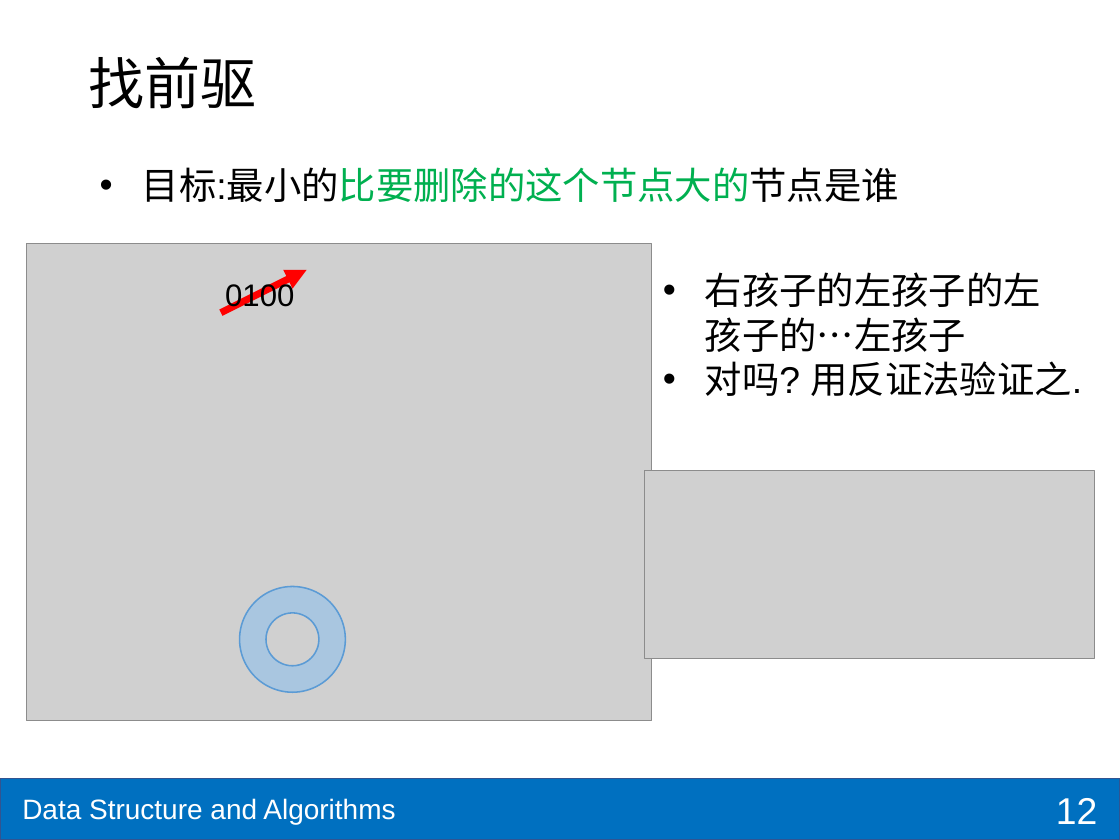
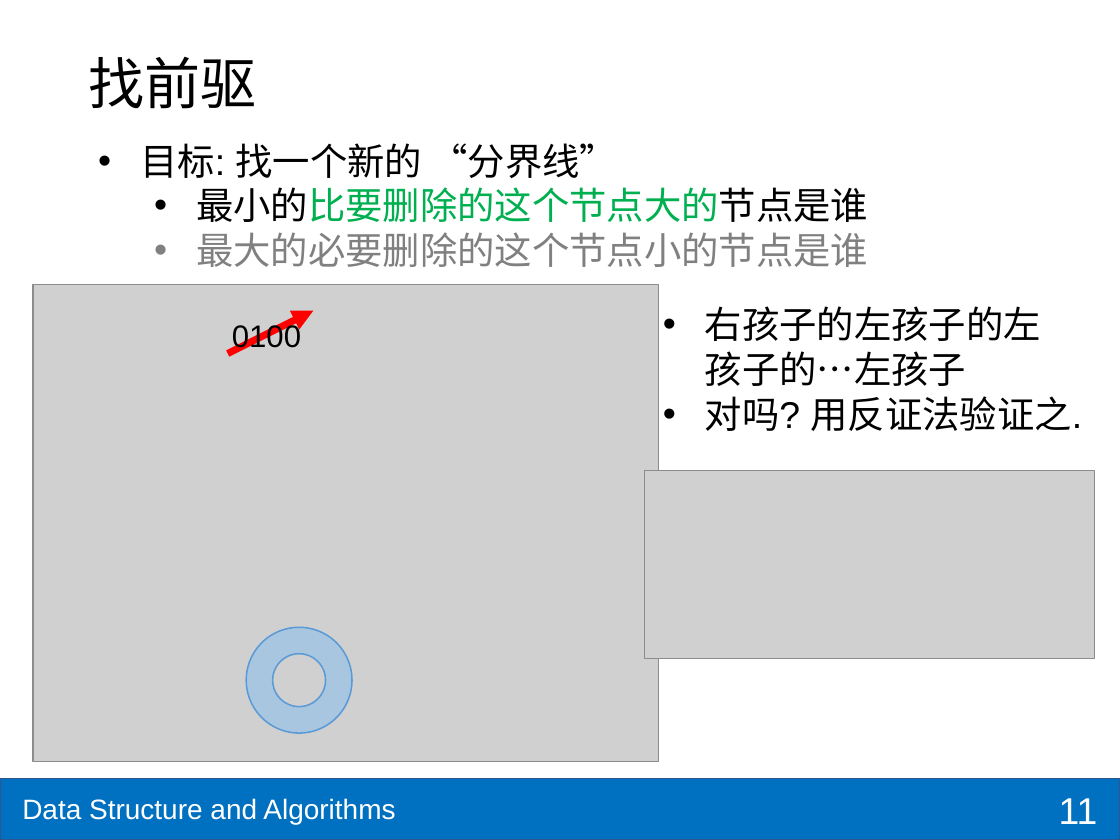
Before and after one commit to shzaiz/dx-public, a slide deck: slide 11 of notes/notes/ds-algo/ch6-bst.pptx (slide 12 before the commit). Drawn at 1120x840 pixels with LibreOffice and Linux fonts; fonts in the diff are those of the drawing; grey boxes stand for pictures. Boxes give left, top, right and bottom in pixels: in the first picture for what was removed or moved away, otherwise in the second. Text is boxed around its words. In the diff, an @@ line names an element or a change of style, - is before the commit and + after.

```diff
--- a/notes/notes/ds-algo/ch6-bst.pptx
+++ b/notes/notes/ds-algo/ch6-bst.pptx
@@ text at <box>140,143,868,267</box>: text changed; text colour #00B050 to #000000 @@
-• 目标:最小的比要删除的这个节点大的节点是谁
+• 目标: 找一个新的 “分界线”
+  • 最小的比要删除的这个节点大的节点是谁
+  • 最大的必要删除的这个节点小的节点是谁
@@ text "右孩子的左孩子的左孩子的…左孩子": place and size @@
-text "右孩子的左孩子的左孩子的…左孩子" at <box>705,272,1083,396</box>
+text "右孩子的左孩子的左孩子的…左孩子" at <box>705,306,1083,431</box>
@@ 1 picture, 1 text, 1 donut, 1 arrow: place and size @@
-1 picture, 1 text, 1 donut, 1 arrow at <box>27,243,652,720</box>
+1 picture, 1 text, 1 donut, 1 arrow at <box>34,284,659,762</box>
@@ page number at <box>1059,798,1098,824</box>: text changed @@
-12
+11
```
Also in this commit, not shown: 4 other slides changed, 7 slides added, 16 other files.
